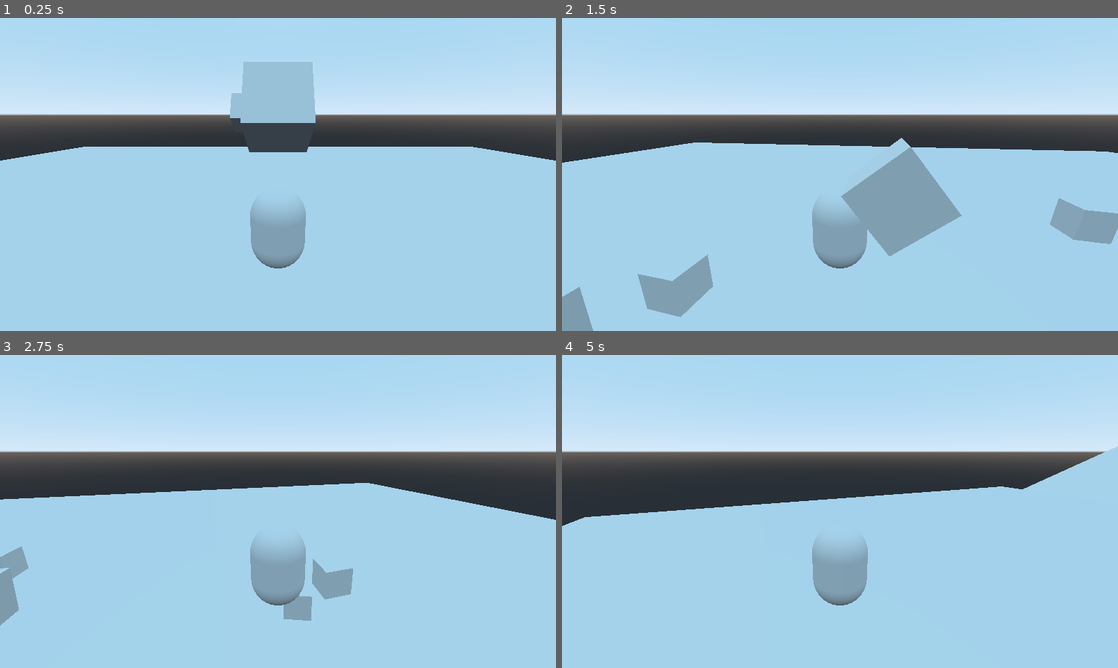
Above: before the commit, frames 1-4 (two rows, left to right).
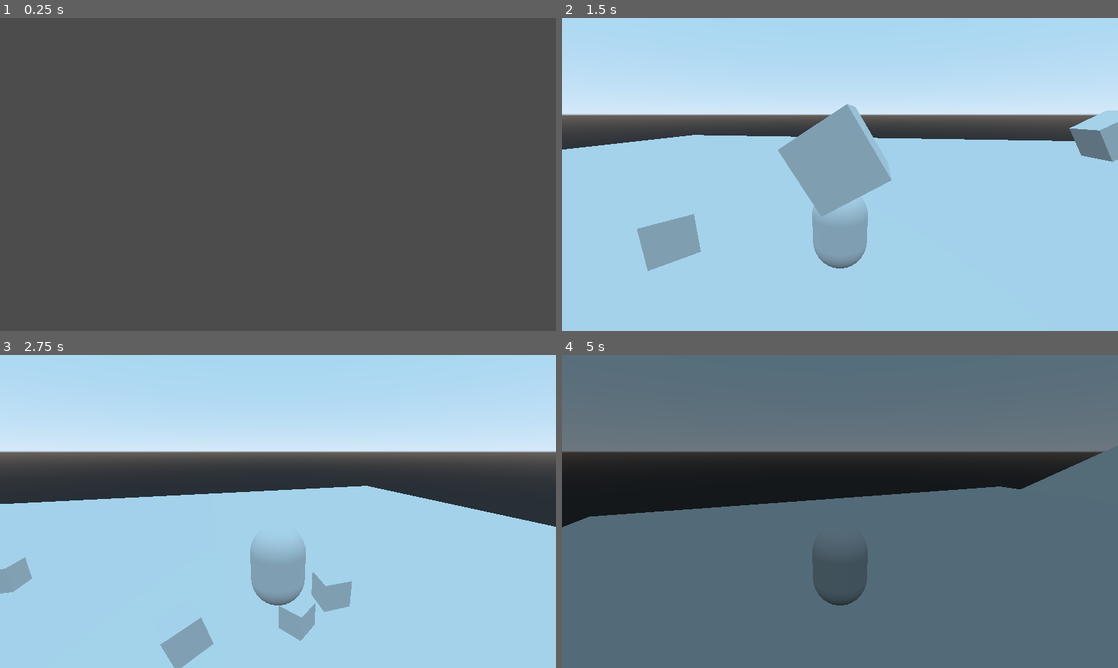
Above: after the commit, the same moments.

Repository: jefrww/Momentum-Mori
Game: Godot game, scene res://Scenes/MainMenu.tscn
Two runs of this game, one before a commit and one after it. Both use one fixed random seed, a clock stepped at 60 frames per second and the inputs below. Before the commit the project starts from res://Scenes/Level0.tscn.
Inputs (mouse positions are in pixels of both pictures, inside the frame that each line leads up to):
- Up to frame 1 (0.25 s): no input
- Up to frame 2 (1.5 s): click (840, 165) at 0.5 s, where only the run after the commit has a clickable "Start"; tap Enter (ui_accept) at 1.25 s; move the mouse to (867, 174) at 1.27 s; hold Up (ui_up) from 1.28 s (still down)
- Up to frame 3 (2.75 s): keep holding Up (ui_up); tap Enter (ui_accept) at 1.52, 2.27 s; move the mouse to (250, 511) at 2.02 s
- Up to frame 4 (5 s): keep holding Up (ui_up); move the mouse to (851, 505) at 2.77 s; move the mouse to (834, 517) at 3.52 s; tap Enter (ui_accept) at 3.77, 4.52 s; move the mouse to (878, 514) at 4.27 s; tap Escape (ui_overlay, bound only after the commit) at 4.9 s

The runs differ from the first frame. In frame 1, 94% of the frame differs, in the area x 0-100%, y 0-100%; in frame 2, 15%; in frame 3, 3.9%; in frame 4, 100%.

Commit message:
buggy menus

Diff:
--- a/Scenes/Level0.tscn
+++ b/Scenes/Level0.tscn
@@ -1,7 +1,11 @@
-[gd_scene load_steps=7 format=2]
+[gd_scene load_steps=11 format=2]
 
 [ext_resource path="res://Prefabs/AccelerationPickUp.tscn" type="PackedScene" id=1]
 [ext_resource path="res://Prefabs/Player.tscn" type="PackedScene" id=2]
+[ext_resource path="res://Scripts/OverlayMenu.gd" type="Script" id=3]
+[ext_resource path="res://UI/ExitButton.tscn" type="PackedScene" id=4]
+[ext_resource path="res://UI/ContinueButton.tscn" type="PackedScene" id=5]
+[ext_resource path="res://UI/BackToMainButton.tscn" type="PackedScene" id=6]
 
 [sub_resource type="BoxShape" id=1]
 
@@ -88,3 +92,43 @@
 
 [node name="AccelerationPickUp" parent="." instance=ExtResource( 1 )]
 transform = Transform( 1, 0, 0, 0, 1, 0, 0, 0, 1, 0, 1.37276, -6.23152 )
+
+[node name="OverlayMenu" type="Control" parent="."]
+pause_mode = 2
+visible = false
+anchor_right = 1.0
+anchor_bottom = 1.0
+script = ExtResource( 3 )
+__meta__ = {
+"_edit_use_anchors_": false
+}
+
+[node name="ColorRect" type="ColorRect" parent="OverlayMenu"]
+anchor_right = 1.0
+anchor_bottom = 1.0
+color = Color( 0, 0, 0, 0.490196 )
+
+[node name="VBoxContainer" type="VBoxContainer" parent="OverlayMenu/ColorRect"]
+margin_left = 100.0
+margin_top = 100.0
+margin_right = -100.0
+margin_bottom = -100.0
+custom_constants/separation = 50
+__meta__ = {
+"_edit_use_anchors_": false
+}
+
+[node name="ContinueButton" parent="OverlayMenu/ColorRect/VBoxContainer" instance=ExtResource( 5 )]
+rect_min_size = Vector2( 200, 50 )
+
+[node name="BackToMainButton" parent="OverlayMenu/ColorRect/VBoxContainer" instance=ExtResource( 6 )]
+margin_top = 100.0
+margin_bottom = 150.0
+rect_min_size = Vector2( 200, 50 )
+
+[node name="ExitButton" parent="OverlayMenu/ColorRect/VBoxContainer" instance=ExtResource( 4 )]
+margin_top = 200.0
+margin_bottom = 250.0
+[connection signal="pressed" from="OverlayMenu/ColorRect/VBoxContainer/ContinueButton" to="OverlayMenu" method="_on_ContinueButton_pressed"]
+[connection signal="pressed" from="OverlayMenu/ColorRect/VBoxContainer/BackToMainButton" to="OverlayMenu" method="_on_BackToMainButton_pressed"]
+[connection signal="pressed" from="OverlayMenu/ColorRect/VBoxContainer/ExitButton" to="OverlayMenu" method="_on_ExitButton_pressed"]
--- a/Scenes/MainMenu.tscn
+++ b/Scenes/MainMenu.tscn
@@ -1,10 +1,14 @@
-[gd_scene load_steps=2 format=2]
+[gd_scene load_steps=5 format=2]
 
-[ext_resource path="res://UI/MainMenuButton.tscn" type="PackedScene" id=1]
+[ext_resource path="res://UI/StartButton.tscn" type="PackedScene" id=1]
+[ext_resource path="res://UI/ExitButton.tscn" type="PackedScene" id=2]
+[ext_resource path="res://UI/Fadein.tscn" type="PackedScene" id=3]
+[ext_resource path="res://Scripts/MainMenuLogic.gd" type="Script" id=4]
 
 [node name="MainMenu" type="Control"]
 anchor_right = 1.0
 anchor_bottom = 1.0
+script = ExtResource( 4 )
 __meta__ = {
 "_edit_use_anchors_": false
 }
@@ -14,8 +18,23 @@
 margin_top = 100.0
 margin_right = 2460.0
 margin_bottom = 1340.0
+custom_constants/separation = 50
+alignment = 1
 __meta__ = {
 "_edit_use_anchors_": false
 }
 
-[node name="Start" parent="Options" instance=ExtResource( 1 )]
+[node name="StartButton" parent="Options" instance=ExtResource( 1 )]
+margin_top = 545.0
+margin_right = 2360.0
+margin_bottom = 595.0
+
+[node name="ExitButton" parent="Options" instance=ExtResource( 2 )]
+margin_top = 645.0
+margin_right = 2360.0
+margin_bottom = 695.0
+
+[node name="Fadein" parent="." instance=ExtResource( 3 )]
+visible = false
+[connection signal="pressed" from="Options/StartButton" to="." method="_on_StartButton_pressed"]
+[connection signal="pressed" from="Options/ExitButton" to="." method="_on_ExitButton_pressed"]
--- /dev/null
+++ b/Scripts/MainMenuLogic.gd
@@ -0,0 +1,11 @@
+extends Control
+
+
+func _on_StartButton_pressed():
+	print("STARTING")
+	get_tree().change_scene("res://Scenes/Level0.tscn")
+
+
+func _on_ExitButton_pressed():
+	print("BYE")
+	get_tree().quit()
--- /dev/null
+++ b/Scripts/OverlayMenu.gd
@@ -0,0 +1,39 @@
+extends Control
+
+
+# Declare member variables here. Examples:
+# var a = 2
+# var b = "text"
+
+
+# Called when the node enters the scene tree for the first time.
+func _ready():
+	pass # Replace with function body.
+
+
+# Called every frame. 'delta' is the elapsed time since the previous frame.
+func _process(delta):
+	if Input.is_action_just_pressed("ui_overlay"):
+		if get_tree().paused:
+			cont_game()
+		else:
+			pause_game()
+
+func pause_game():
+	get_tree().paused = true
+	visible = true
+	Input.set_mouse_mode(Input.MOUSE_MODE_VISIBLE)
+func cont_game():
+	get_tree().paused = false
+	visible = false
+	Input.set_mouse_mode(Input.MOUSE_MODE_CAPTURED)
+
+
+func _on_ContinueButton_pressed():
+	cont_game()
+
+func _on_BackToMainButton_pressed():
+	get_tree().change_scene("res://Scenes/MainMenu.tscn")
+
+func _on_ExitButton_pressed():
+	get_tree().quit()
--- /dev/null
+++ b/UI/BackToMainButton.tscn
@@ -0,0 +1,8 @@
+[gd_scene load_steps=2 format=2]
+
+[ext_resource path="res://UI/MainMenuButton.tscn" type="PackedScene" id=1]
+
+[node name="BackToMainButton" instance=ExtResource( 1 )]
+
+[node name="Label" parent="." index="0"]
+text = "Back"
--- /dev/null
+++ b/UI/ContinueButton.tscn
@@ -0,0 +1,8 @@
+[gd_scene load_steps=2 format=2]
+
+[ext_resource path="res://UI/MainMenuButton.tscn" type="PackedScene" id=1]
+
+[node name="ContinueButton" instance=ExtResource( 1 )]
+
+[node name="Label" parent="." index="0"]
+text = "Continue"
--- /dev/null
+++ b/UI/Fadein.tscn
@@ -0,0 +1,27 @@
+[gd_scene load_steps=2 format=2]
+
+[sub_resource type="Animation" id=1]
+resource_name = "Fadein"
+tracks/0/type = "value"
+tracks/0/path = NodePath(".:color")
+tracks/0/interp = 1
+tracks/0/loop_wrap = true
+tracks/0/imported = false
+tracks/0/enabled = true
+tracks/0/keys = {
+"times": PoolRealArray( 0, 1 ),
+"transitions": PoolRealArray( 1, 1 ),
+"update": 0,
+"values": [ Color( 0, 0, 0, 0 ), Color( 0, 0, 0, 1 ) ]
+}
+
+[node name="Fadein" type="ColorRect"]
+anchor_right = 1.0
+anchor_bottom = 1.0
+color = Color( 0, 0, 0, 0 )
+__meta__ = {
+"_edit_use_anchors_": false
+}
+
+[node name="AnimationPlayer" type="AnimationPlayer" parent="."]
+anims/Fadein = SubResource( 1 )
--- a/UI/MainMenuButton.tscn
+++ b/UI/MainMenuButton.tscn
@@ -3,8 +3,9 @@
 [ext_resource path="res://Fonts/fjallaOne50.tres" type="DynamicFont" id=1]
 
 [node name="Button" type="Button"]
-margin_right = 2360.0
-margin_bottom = 20.0
+margin_right = 200.0
+margin_bottom = 50.0
+rect_min_size = Vector2( 200, 50 )
 flat = true
 __meta__ = {
 "_edit_use_anchors_": false
--- a/project.godot
+++ b/project.godot
@@ -16,7 +16,7 @@
 [application]
 
 config/name="Drugee"
-run/main_scene="res://Scenes/Level0.tscn"
+run/main_scene="res://Scenes/MainMenu.tscn"
 config/icon="res://icon.png"
 
 [display]
@@ -54,6 +54,11 @@
 , Object(InputEventKey,"resource_local_to_scene":false,"resource_name":"","device":0,"alt":false,"shift":false,"control":false,"meta":false,"command":false,"pressed":false,"scancode":83,"unicode":0,"echo":false,"script":null)
  ]
 }
+ui_overlay={
+"deadzone": 0.5,
+"events": [ Object(InputEventKey,"resource_local_to_scene":false,"resource_name":"","device":0,"alt":false,"shift":false,"control":false,"meta":false,"command":false,"pressed":false,"scancode":16777217,"unicode":0,"echo":false,"script":null)
+ ]
+}
 
 [rendering]
 
